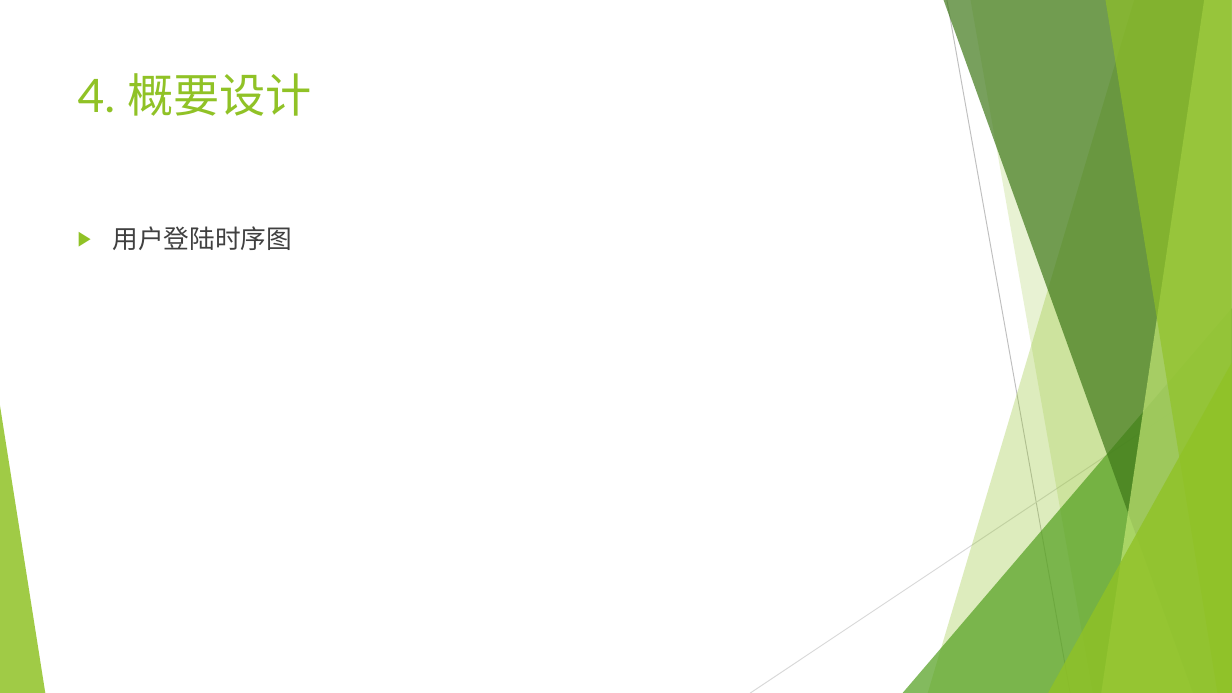
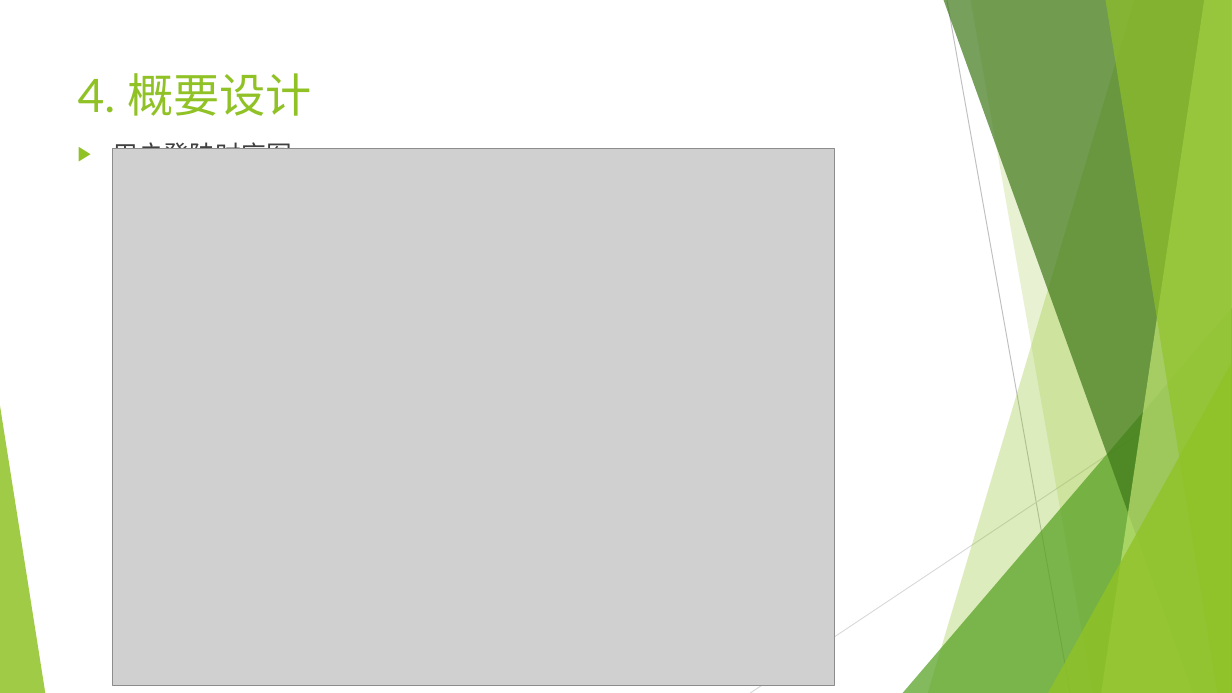
Before and after one commit to mmmmmmiracle/SE_project, a slide deck: slide 13 of doc/SE_project.pptx. Drawn at 1232x693 pixels with LibreOffice and Linux fonts; fonts in the diff are those of the drawing; grey boxes stand for pictures. Boxes give left, top, right and bottom in pixels: in the first picture for what was removed or moved away, otherwise in the second. Text is boxed around its words. In the diff, an @@ line names an element or a change of style, - is before the commit and + after.

```diff
--- a/doc/SE_project.pptx
+++ b/doc/SE_project.pptx
@@ text "用户登陆时序图" rewrapped from (112, 226, 292, 250) to (112, 137, 292, 170) @@
@@ picture added at (113, 149, 835, 686) @@
```
Also in this commit, not shown: 4 other slides changed, 4 slides added.
